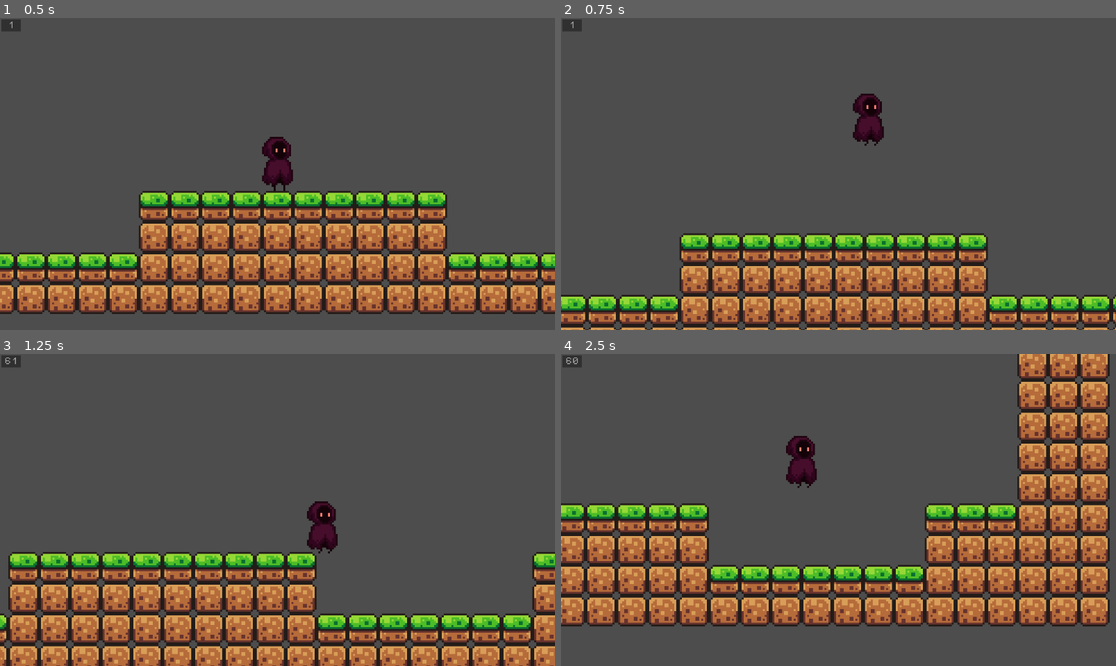
Above: before the commit, frames 1-4 (two rows, left to right).
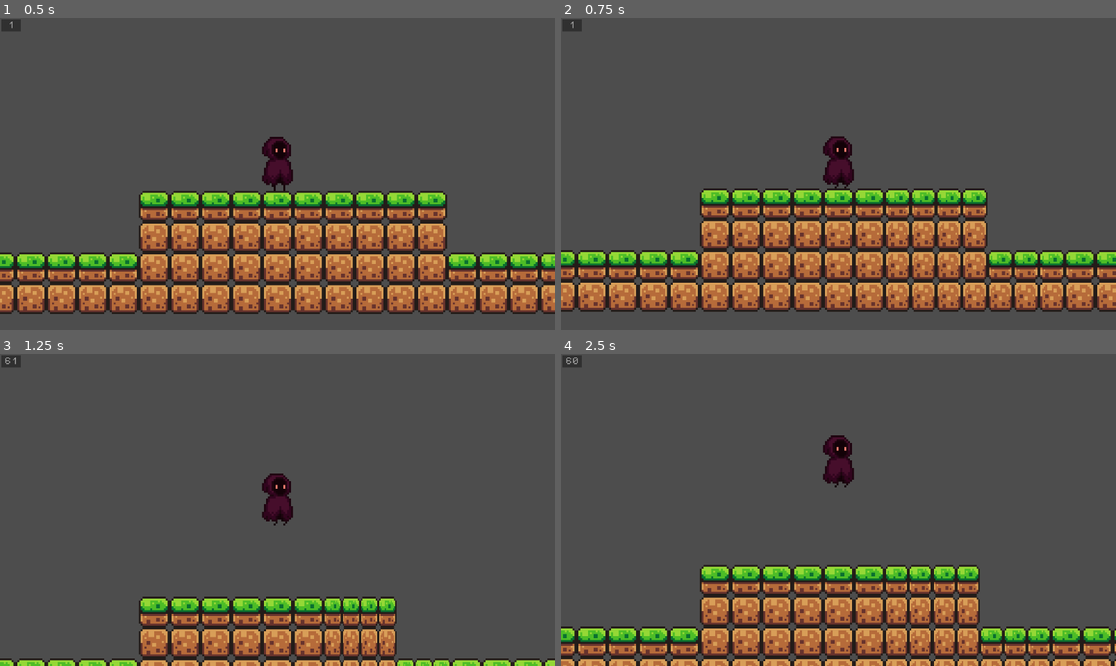
Above: after the commit, the same moments.

Repository: SuperDuperOrganisationsname/gmtk2024
Game: Godot game, scene res://scenes/game.tscn
Same seed, same stepped clock (60 frames per second), same inputs: the game is played once before the commit and once after it.
Inputs:
- Up to frame 1 (0.5 s): no input
- Up to frame 2 (0.75 s): tap Enter (ui_accept) at 0.5, 0.6 s; hold Right (ui_right) from 0.53 s (still down); hold H (shrink, bound only after the commit) from 0.53 s (still down)
- Up to frame 3 (1.25 s): keep holding Right (ui_right); keep holding H (shrink, bound only after the commit); tap Space (jump, bound only after the commit) at 0.77, 1.07 s
- Up to frame 4 (2.5 s): release H (shrink, bound only after the commit) at 1.28 s; tap H (shrink, bound only after the commit) at 1.35 s; tap Space (jump, bound only after the commit) at 1.52, 1.82, 2.3 s; tap L (strech, bound only after the commit) at 1.55 s; release Right (ui_right) at 2.03 s; hold Left (ui_left) from 2.03 s (still down); hold L (strech, bound only after the commit) from 2.03 s (still down)

Frame 1 is identical in both runs. In frame 2, 34% of the frame differs, in the area x 0-100%, y 24-100%; in frame 3, 28%; in frame 4, 47%, in the area x 0-100%, y 0-100%.

Commit message:
added actions for button presses and updated scripts

Diff:
--- a/project.godot
+++ b/project.godot
@@ -15,6 +15,44 @@
 config/features=PackedStringArray("4.3", "Forward Plus")
 config/icon="res://icon.svg"
 
+[input]
+
+move_left={
+"deadzone": 0.5,
+"events": [Object(InputEventKey,"resource_local_to_scene":false,"resource_name":"","device":0,"window_id":0,"alt_pressed":false,"shift_pressed":false,"ctrl_pressed":false,"meta_pressed":false,"pressed":false,"keycode":0,"physical_keycode":65,"key_label":0,"unicode":0,"location":0,"echo":false,"script":null)
+]
+}
+move_right={
+"deadzone": 0.5,
+"events": [Object(InputEventKey,"resource_local_to_scene":false,"resource_name":"","device":-1,"window_id":0,"alt_pressed":false,"shift_pressed":false,"ctrl_pressed":false,"meta_pressed":false,"pressed":false,"keycode":0,"physical_keycode":68,"key_label":0,"unicode":100,"location":0,"echo":false,"script":null)
+]
+}
+jump={
+"deadzone": 0.5,
+"events": [Object(InputEventKey,"resource_local_to_scene":false,"resource_name":"","device":-1,"window_id":0,"alt_pressed":false,"shift_pressed":false,"ctrl_pressed":false,"meta_pressed":false,"pressed":false,"keycode":0,"physical_keycode":32,"key_label":0,"unicode":32,"location":0,"echo":false,"script":null)
+]
+}
+attack={
+"deadzone": 0.5,
+"events": [Object(InputEventKey,"resource_local_to_scene":false,"resource_name":"","device":-1,"window_id":0,"alt_pressed":false,"shift_pressed":false,"ctrl_pressed":false,"meta_pressed":false,"pressed":false,"keycode":0,"physical_keycode":74,"key_label":0,"unicode":106,"location":0,"echo":false,"script":null)
+]
+}
+shrink={
+"deadzone": 0.5,
+"events": [Object(InputEventKey,"resource_local_to_scene":false,"resource_name":"","device":-1,"window_id":0,"alt_pressed":false,"shift_pressed":false,"ctrl_pressed":false,"meta_pressed":false,"pressed":false,"keycode":0,"physical_keycode":72,"key_label":0,"unicode":104,"location":0,"echo":false,"script":null)
+]
+}
+strech={
+"deadzone": 0.5,
+"events": [Object(InputEventKey,"resource_local_to_scene":false,"resource_name":"","device":-1,"window_id":0,"alt_pressed":false,"shift_pressed":false,"ctrl_pressed":false,"meta_pressed":false,"pressed":false,"keycode":0,"physical_keycode":76,"key_label":0,"unicode":108,"location":0,"echo":false,"script":null)
+]
+}
+throw={
+"deadzone": 0.5,
+"events": [Object(InputEventKey,"resource_local_to_scene":false,"resource_name":"","device":-1,"window_id":0,"alt_pressed":false,"shift_pressed":false,"ctrl_pressed":false,"meta_pressed":false,"pressed":false,"keycode":0,"physical_keycode":76,"key_label":0,"unicode":108,"location":0,"echo":false,"script":null)
+]
+}
+
 [rendering]
 
 textures/canvas_textures/default_texture_filter=0
--- a/scenes/player.tscn
+++ b/scenes/player.tscn
@@ -335,7 +335,7 @@
 sprite_frames = SubResource("SpriteFrames_7d4bh")
 animation = &"run"
 autoplay = "idle"
-frame_progress = 0.789873
+frame_progress = 0.26991
 
 [node name="CollisionShape2D" type="CollisionShape2D" parent="."]
 position = Vector2(-1, -10)
--- a/scripts/player.gd
+++ b/scripts/player.gd
@@ -13,12 +13,12 @@
 		velocity.y += gravity * delta
 
 	# Handle jump.
-	if Input.is_action_just_pressed("ui_accept") and is_on_floor():
+	if Input.is_action_just_pressed("jump") and is_on_floor():
 		velocity.y = JUMP_VELOCITY
 
 	# Get the input direction and handle the movement/deceleration.
 	# As good practice, you should replace UI actions with custom gameplay actions.
-	var direction = Input.get_axis("ui_left", "ui_right")
+	var direction = Input.get_axis("move_left", "move_right")
 	if direction:
 		velocity.x = direction * SPEED
 	else:
--- a/scripts/stretchy_tilemap.gd
+++ b/scripts/stretchy_tilemap.gd
@@ -47,8 +47,8 @@
 	return main_tilemap.get_cell_atlas_coords(coord)
 
 func _input(event):
-	increase_scale = Input.is_key_pressed(KEY_A)
-	decrease_scale = Input.is_key_pressed(KEY_S)
+	increase_scale = Input.is_action_pressed("strech")
+	decrease_scale = Input.is_action_pressed("shrink")
 
 
 # Called every frame. 'delta' is the elapsed time since the previous frame.
